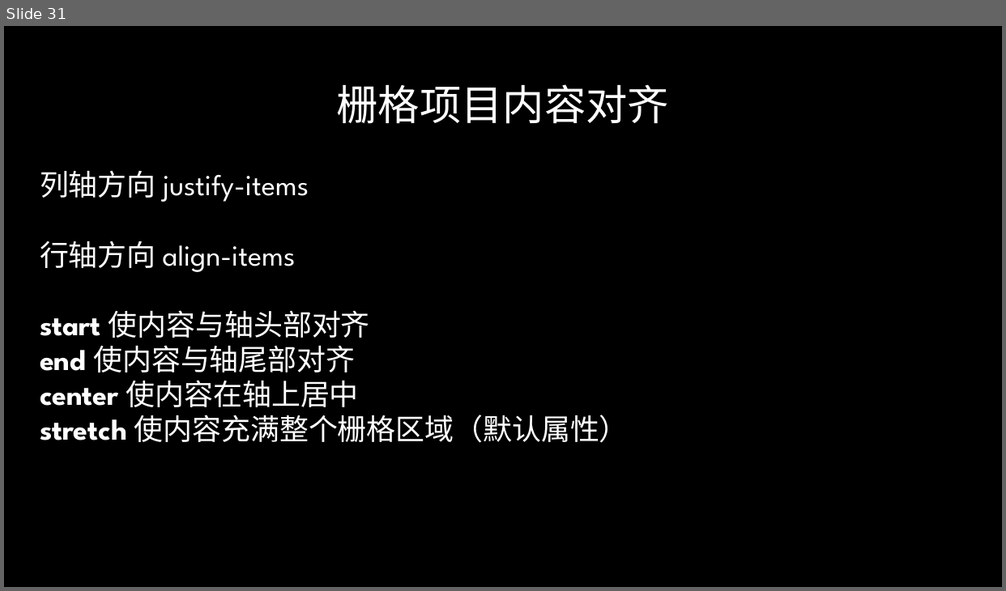
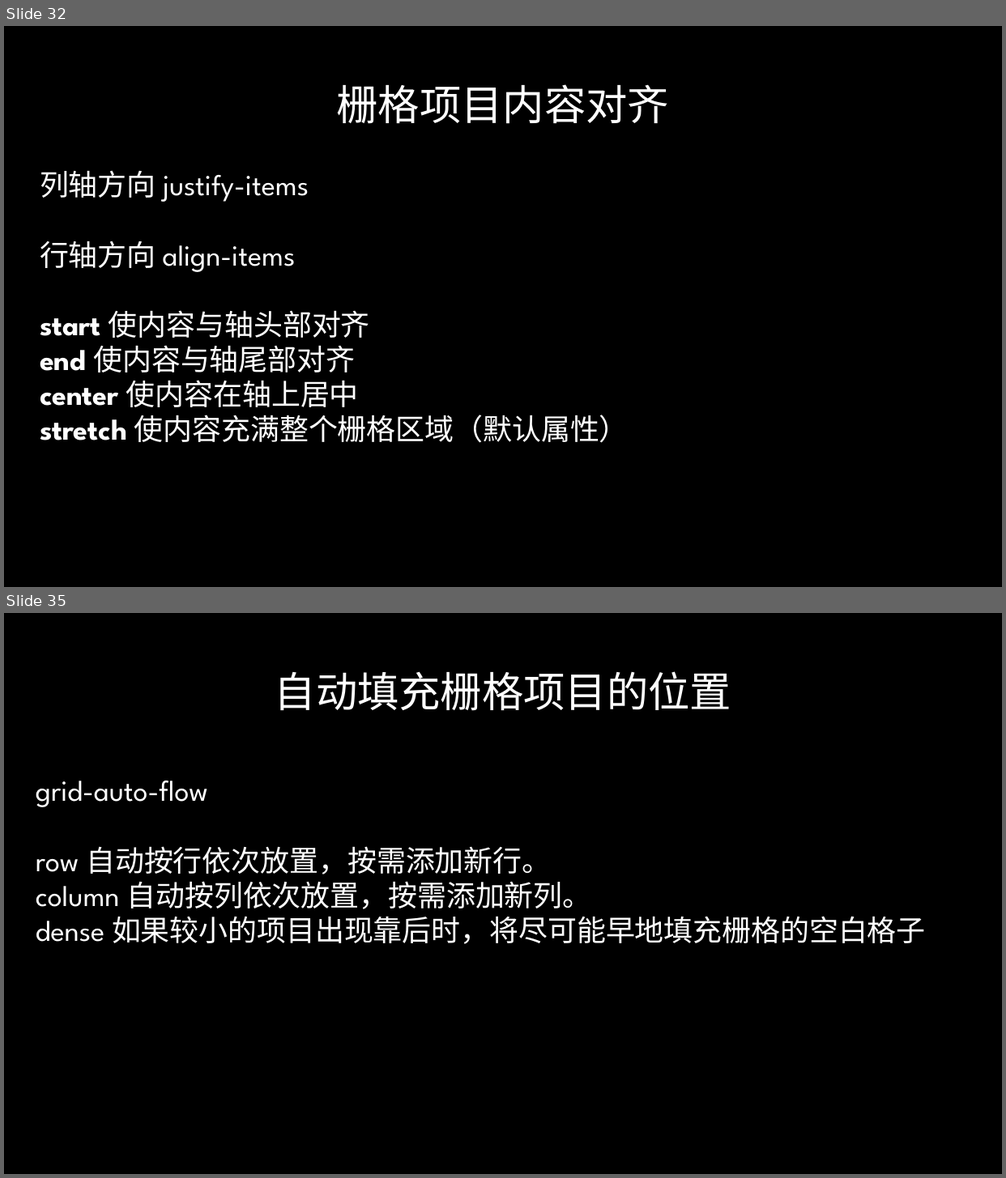
Before and after one commit to radiofly19841018/demo-flex, a slide deck: ppt/CSS Flex&Grid.pptx. Shown one above the other, each under a label of ours: slide 31 before the commit, slides 32 and 35 after it; the slides between them are not shown. The pictures are 1006x591 and 1006x1178 pixels, drawn with LibreOffice and Linux fonts; fonts in the diff are those of the drawing; background and template pictures are left out. Boxes give left, top, right and bottom in pixels: in the first picture for what was removed or moved away, otherwise in the second. Text is boxed around its words. In the diff, an @@ line names an element or a change of style, - is before the commit and + after.

```diff
--- a/ppt/CSS Flex&Grid.pptx
+++ b/ppt/CSS Flex&Grid.pptx
@@ slide 35 added at <box>4,613,1002,1174</box>, background picture (left out) @@
@@ title added at <box>275,671,731,711</box>, 40 pt, text gradient #FFFFFF to #A6A6A6 @@
+自动填充栅格项目的位置
@@ text added at <box>36,781,926,944</box>, 28 pt, text #FFFFFF @@
+grid-auto-flow
+row 自动按行依次放置，按需添加新行。
+column 自动按列依次放置，按需添加新列。
+dense 如果较小的项目出现靠后时，将尽可能早地填充栅格的空白格子
@@ what was slide 31 is now slide 32 @@
```
Also in this commit, not shown: 2 slides changed, 9 other slides added, 4 slides removed.
